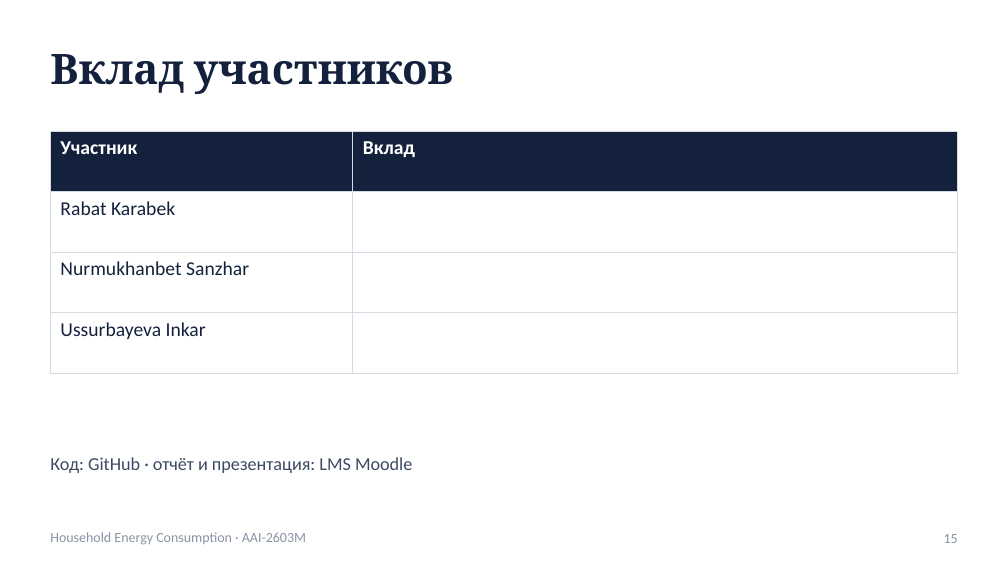
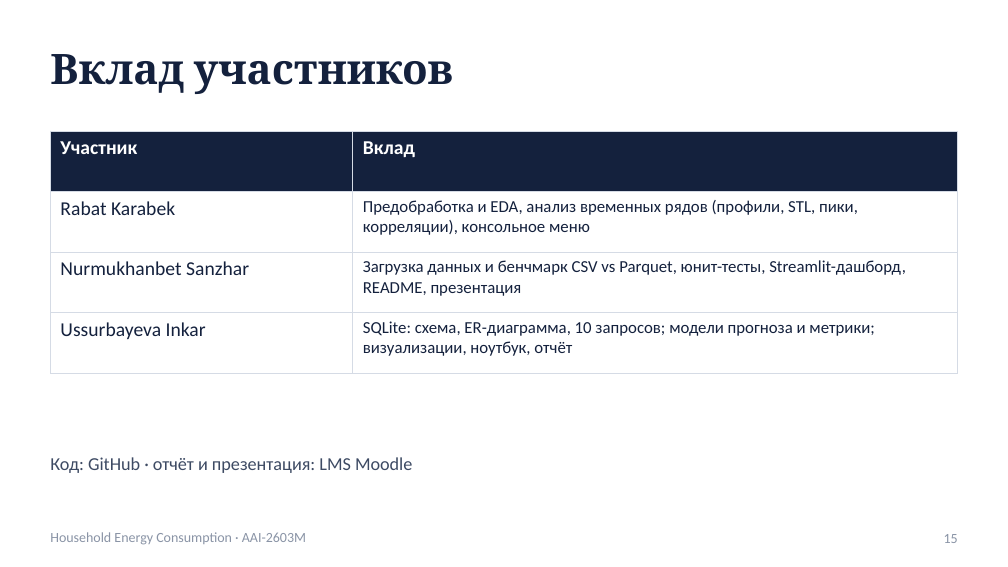
Before and after one commit to inkara06/household_energy_project, a slide deck: slide 15 of presentation.pptx. Drawn at 1008x567 pixels with LibreOffice and Linux fonts; fonts in the diff are those of the drawing. Boxes give left, top, right and bottom in pixels: in the first picture for what was removed or moved away, otherwise in the second. Text is boxed around its words. In the diff, an @@ line names an element or a change of style, - is before the commit and + after.

```diff
--- a/presentation.pptx
+++ b/presentation.pptx
@@ table at <box>50,131,958,360</box> @@
-row 2, column 2: 
+row 2, column 2: Предобработка и EDA, анализ временных рядов (профили, STL, пики, корреляции), консольное меню
-row 3, column 2: 
+row 3, column 2: Загрузка данных и бенчмарк CSV vs Parquet, юнит-тесты, Streamlit-дашборд, README, презентация
-row 4, column 2: 
+row 4, column 2: SQLite: схема, ER-диаграмма, 10 запросов; модели прогноза и метрики; визуализации, ноутбук, отчёт
```
Also in this commit, not shown: 4 other files.
